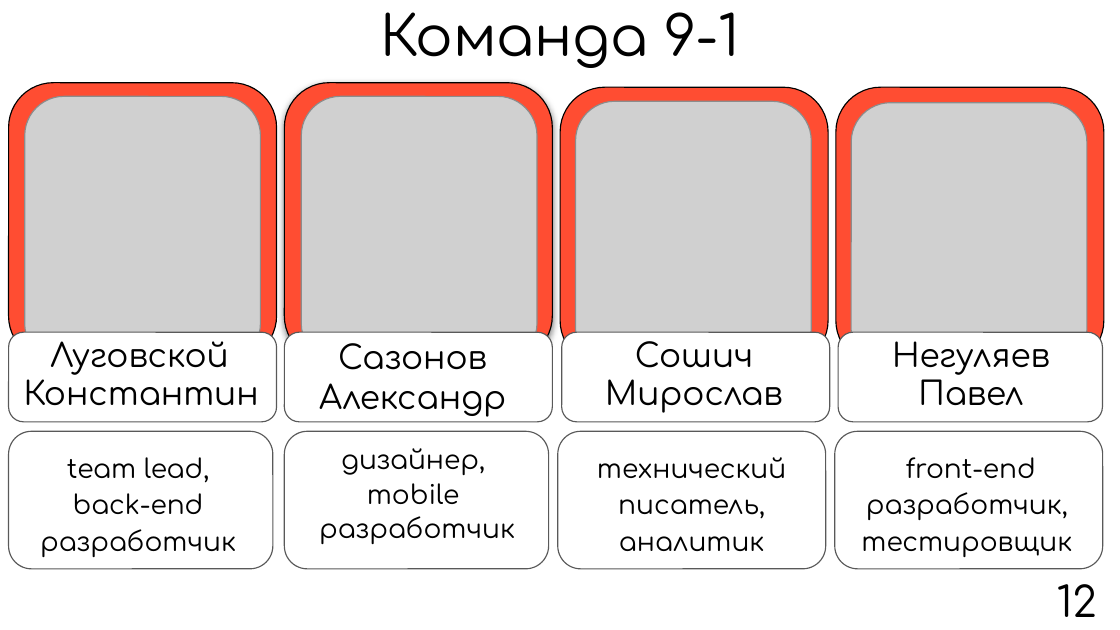
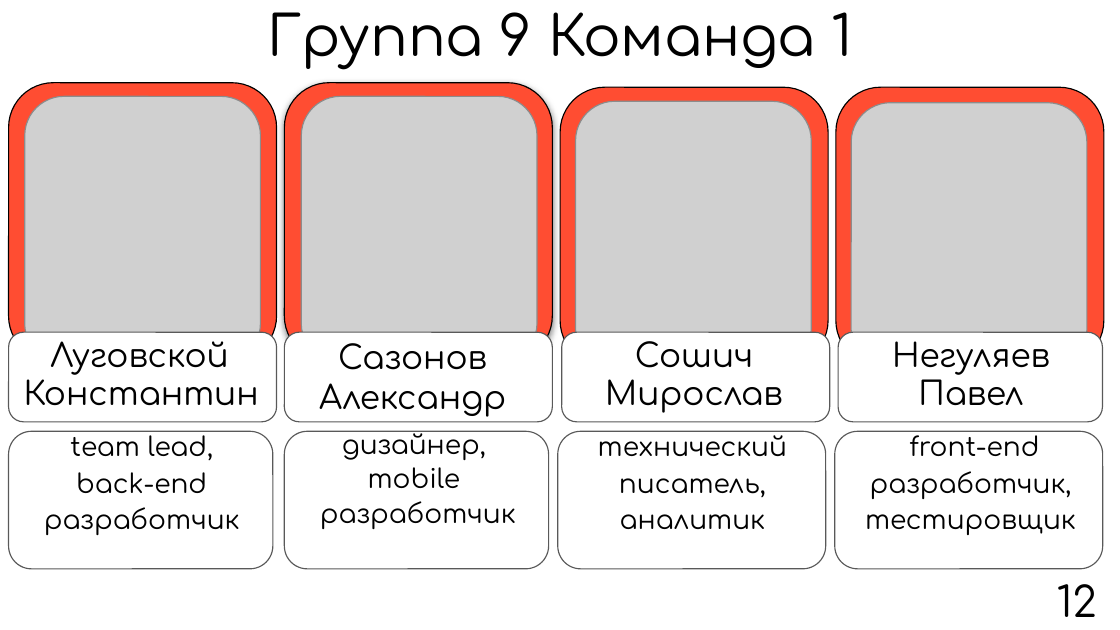
Before and after one commit to SazonovAlexander/9.1-TikTalk, a slide deck: slide 12 of presentation/presentation product/Презентация TikTalk.pptx. Drawn at 1120x630 pixels with LibreOffice and Linux fonts; fonts in the diff are those of the drawing; grey boxes stand for pictures. Boxes give left, top, right and bottom in pixels: in the first picture for what was removed or moved away, otherwise in the second. Text is boxed around its words. In the diff, an @@ line names an element or a change of style, - is before the commit and + after.

```diff
--- a/presentation/presentation product/Презентация TikTalk.pptx
+++ b/presentation/presentation product/Презентация TikTalk.pptx
@@ title at [267, 12, 853, 70]: text changed @@
-Команда 9-1
+Группа 9 Команда 1
@@ text "team lead, back-end разработчик" rewrapped from [40, 457, 236, 557] to [44, 430, 240, 535] @@
@@ text "технический писатель, аналитик" rewrapped from [597, 457, 786, 551] to [598, 430, 787, 529] @@
@@ text "front-end разработчик, тестировщик" rewrapped from [861, 457, 1072, 557] to [865, 430, 1076, 535] @@
@@ text "дизайнер,": place and size @@
-text "дизайнер," at [319, 448, 515, 544]
+text "дизайнер," at [320, 430, 516, 529]
```
Also in this commit, not shown: 6 other slides changed, 3 other files.
